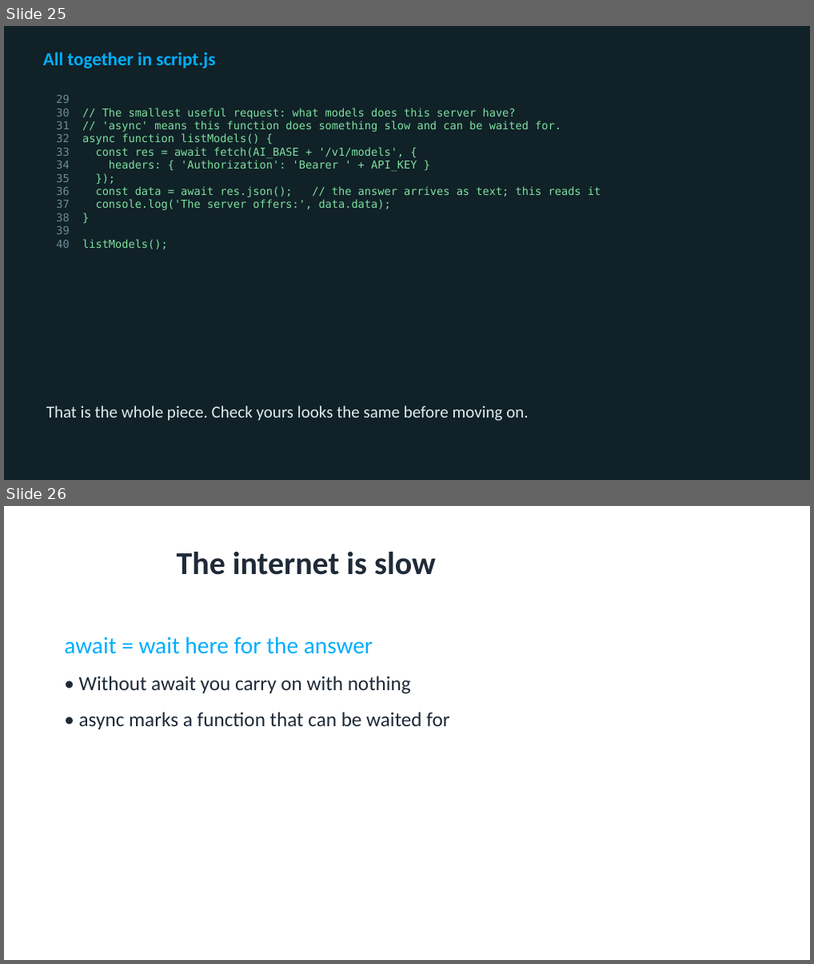
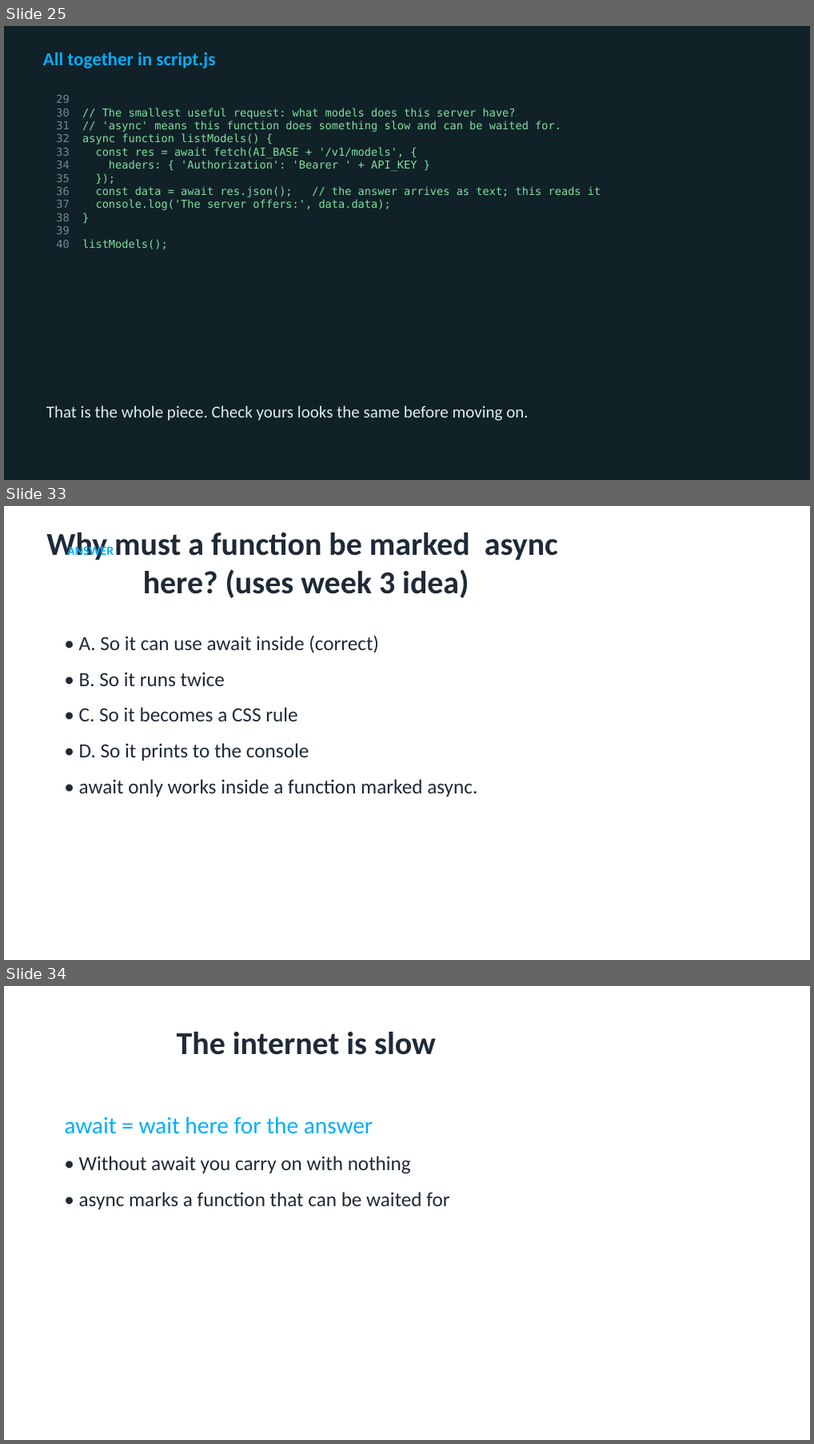
Before and after one commit to utgapps/utgapps.github.io, a slide deck: ai101/slides/week-03.pptx. Shown one above the other, each under a label of ours: slides 25 and 26 before the commit, slides 25, 33 and 34 after it; the slides between them are not shown. The pictures are 814x964 and 814x1444 pixels, drawn with LibreOffice and Linux fonts; fonts in the diff are those of the drawing. Boxes give left, top, right and bottom in pixels: in the first picture for what was removed or moved away, otherwise in the second. Text is boxed around its words. In the diff, an @@ line names an element or a change of style, - is before the commit and + after.

```diff
--- a/ai101/slides/week-03.pptx
+++ b/ai101/slides/week-03.pptx
@@ slide 33 added at (x1=4, y1=506, x2=810, y2=960), background #FFFFFF @@
@@ title added at (x1=46, y1=532, x2=558, y2=598), 38 pt, text #1F2A37, bold @@
+Why must a function be marked async here? (uses week 3 idea)
@@ text added at (x1=67, y1=544, x2=114, y2=558), 15 pt, text #01AEFD, bold @@
+ANSWER
@@ text added at (x1=79, y1=635, x2=478, y2=796), 24 pt, text #1F2A37 @@
+• A. So it can use await inside (correct)
+• B. So it runs twice
+• C. So it becomes a CSS rule
+• D. So it prints to the console
+• await only works inside a function marked async.
@@ what was slide 26 is now slide 34 @@
```
Also in this commit, not shown: 7 other slides added, 32 other files.
